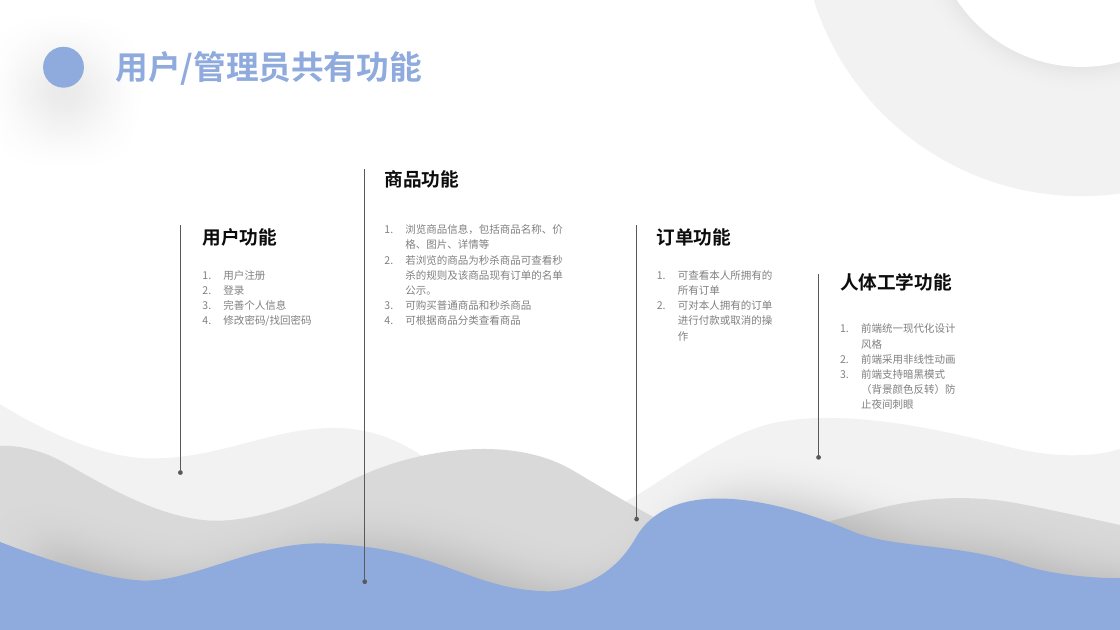
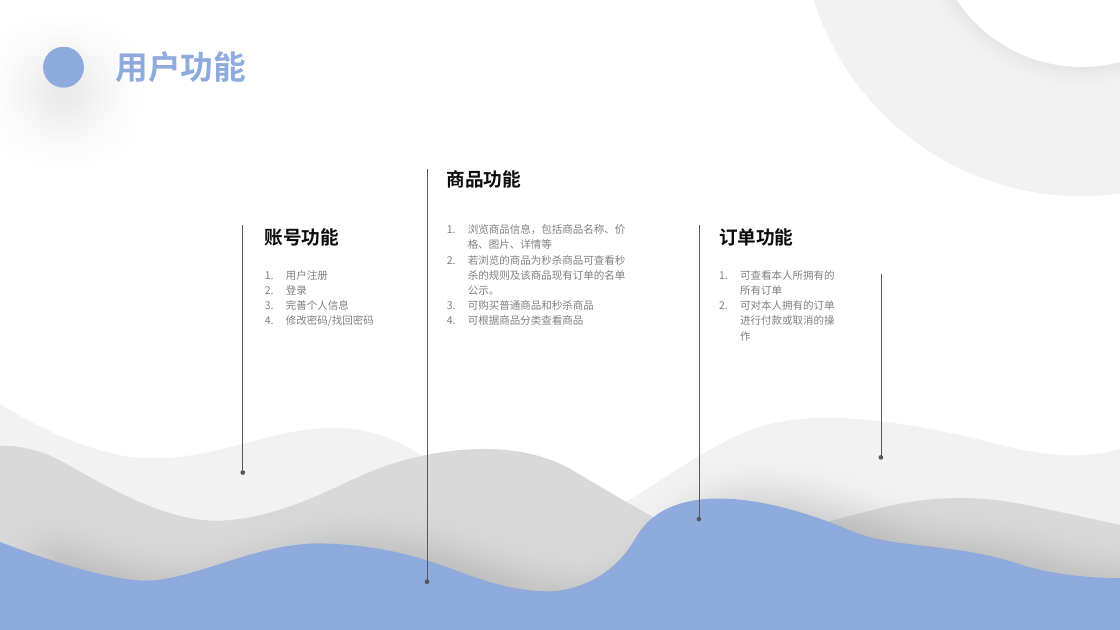
Before and after one commit to FlyRenxing/store-queue, a slide deck: slide 9 of doc/想不出商城介绍.pptx (slide 10 before the commit). Drawn at 1120x630 pixels with LibreOffice and Linux fonts; fonts in the diff are those of the drawing. Boxes give left, top, right and bottom in pixels: in the first picture for what was removed or moved away, otherwise in the second. Text is boxed around its words. In the diff, an @@ line names an element or a change of style, - is before the commit and + after.

Commit message:
修改了ppt，添加了演示视频的项目介绍、项目特点、功能演示

```diff
--- a/doc/想不出商城介绍.pptx
+++ b/doc/想不出商城介绍.pptx
@@ text at (116, 51, 247, 82): text changed @@
-用户/管理员共有功能
+用户功能
@@ 4 freeform shapes, 3 texts: place and size @@
-4 freeform shapes, 3 texts at (181, 169, 819, 582)
+4 freeform shapes, 3 texts at (243, 169, 881, 582)
@@ text "商品功能": place and size @@
-text "商品功能" at (384, 170, 458, 188)
+text "商品功能" at (447, 170, 521, 188)
@@ text at (265, 228, 339, 246): text changed @@
-用户功能
+账号功能
@@ text "浏览商品信息，包括商品名称、价格、图片、详情等": place and size @@
-text "浏览商品信息，包括商品名称、价格、图片、详情等" at (405, 224, 563, 325)
+text "浏览商品信息，包括商品名称、价格、图片、详情等" at (468, 224, 626, 325)
@@ text removed at (840, 273, 952, 291) @@
-人体工学功能
@@ text removed at (861, 323, 956, 409) @@
-1. 前端统一现代化设计风格
-2. 前端采用非线性动画
-3. 前端支持暗黑模式（背景颜色反转）防止夜间刺眼
```
Also in this commit, not shown: 5 other slides changed, 1 slide added, 2 slides removed, 4 other files.
